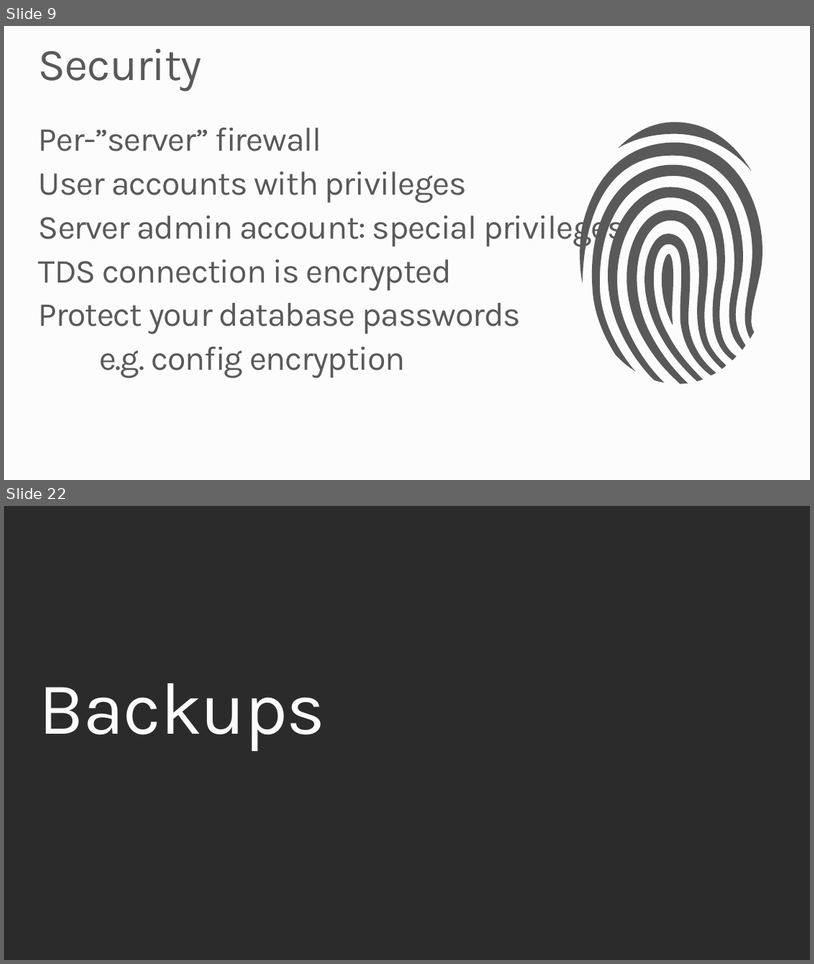
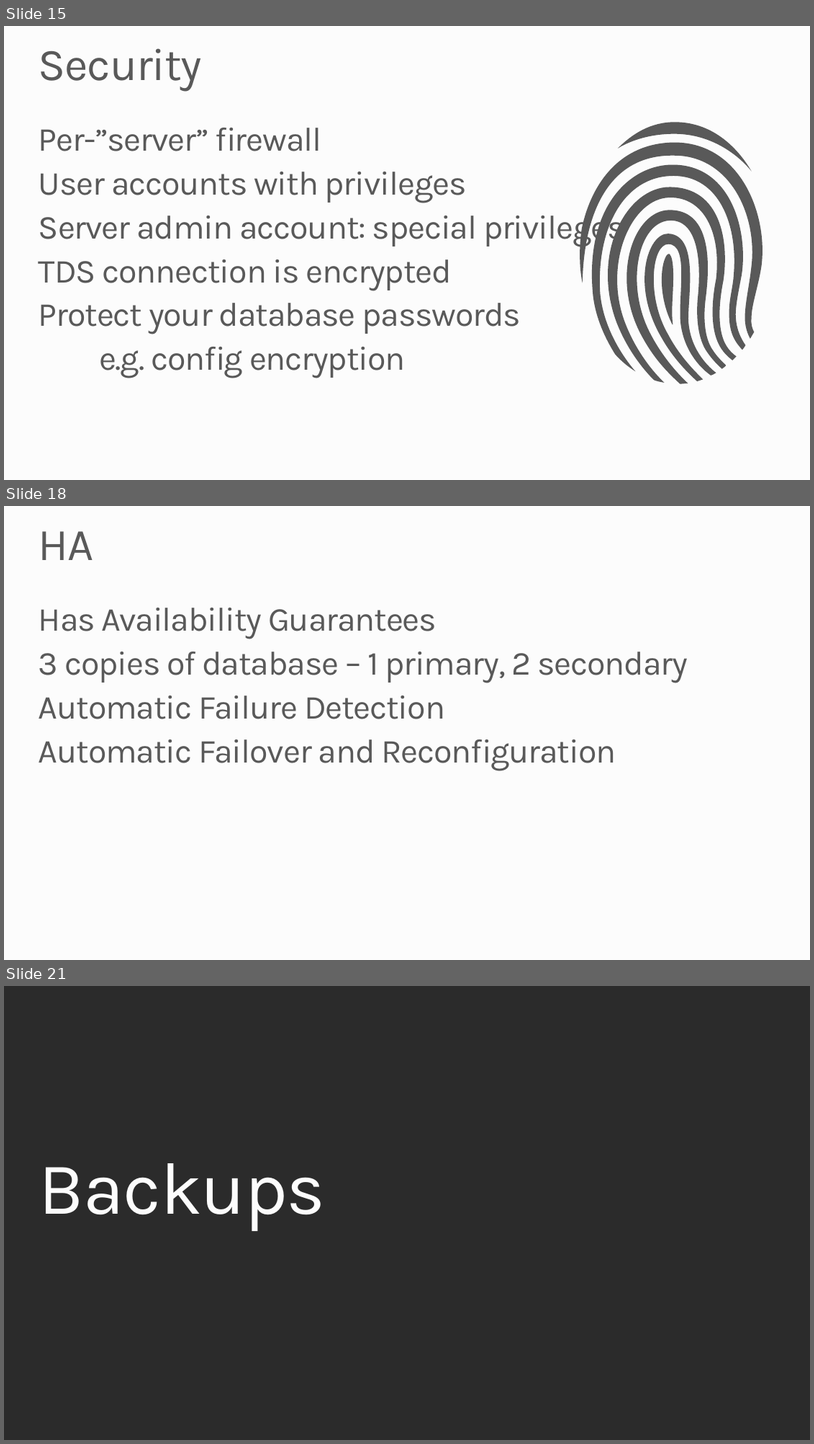
Before and after one commit to robdmoore/SQLAzureTransientDemo, a slide deck: Presentation.pptx. Shown one above the other, each under a label of ours: slides 9 and 22 before the commit, slides 15, 18 and 21 after it; the slides between them are not shown. The pictures are 814x964 and 814x1444 pixels, drawn with LibreOffice and Linux fonts; fonts in the diff are those of the drawing; background and template pictures are left out; a plain dark background stands for a picture behind light text. Boxes give left, top, right and bottom in pixels: in the first picture for what was removed or moved away, otherwise in the second. Text is boxed around its words. In the diff, an @@ line names an element or a change of style, - is before the commit and + after.

```diff
--- a/Presentation.pptx
+++ b/Presentation.pptx
@@ slide 18 added at (x1=4, y1=506, x2=810, y2=960), background #FCFCFC @@
@@ title added at (x1=39, y1=531, x2=94, y2=560), 54 pt, text #595959 @@
+HA
@@ text added at (x1=39, y1=608, x2=688, y2=770), 40 pt, text #595959 @@
+Has Availability Guarantees
+3 copies of database – 1 primary, 2 secondary
+Automatic Failure Detection
+Automatic Failover and Reconfiguration
@@ what was slide 9 is now slide 15 @@
@@ what was slide 22 is now slide 21 @@
```
Also in this commit, not shown: 5 slides changed, 5 other slides added, 6 slides removed.
